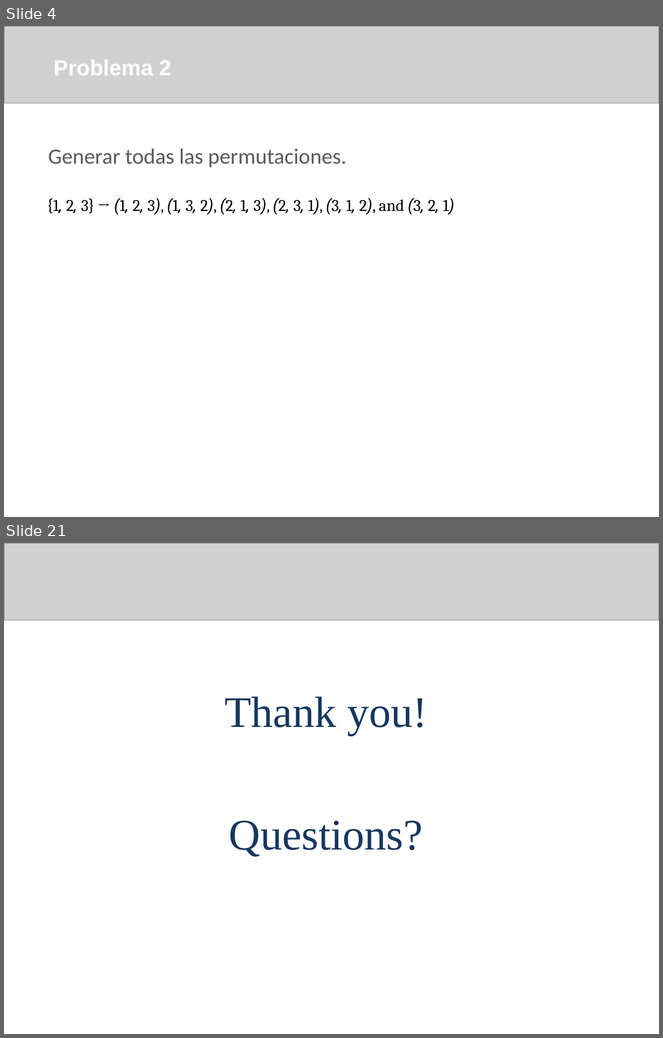
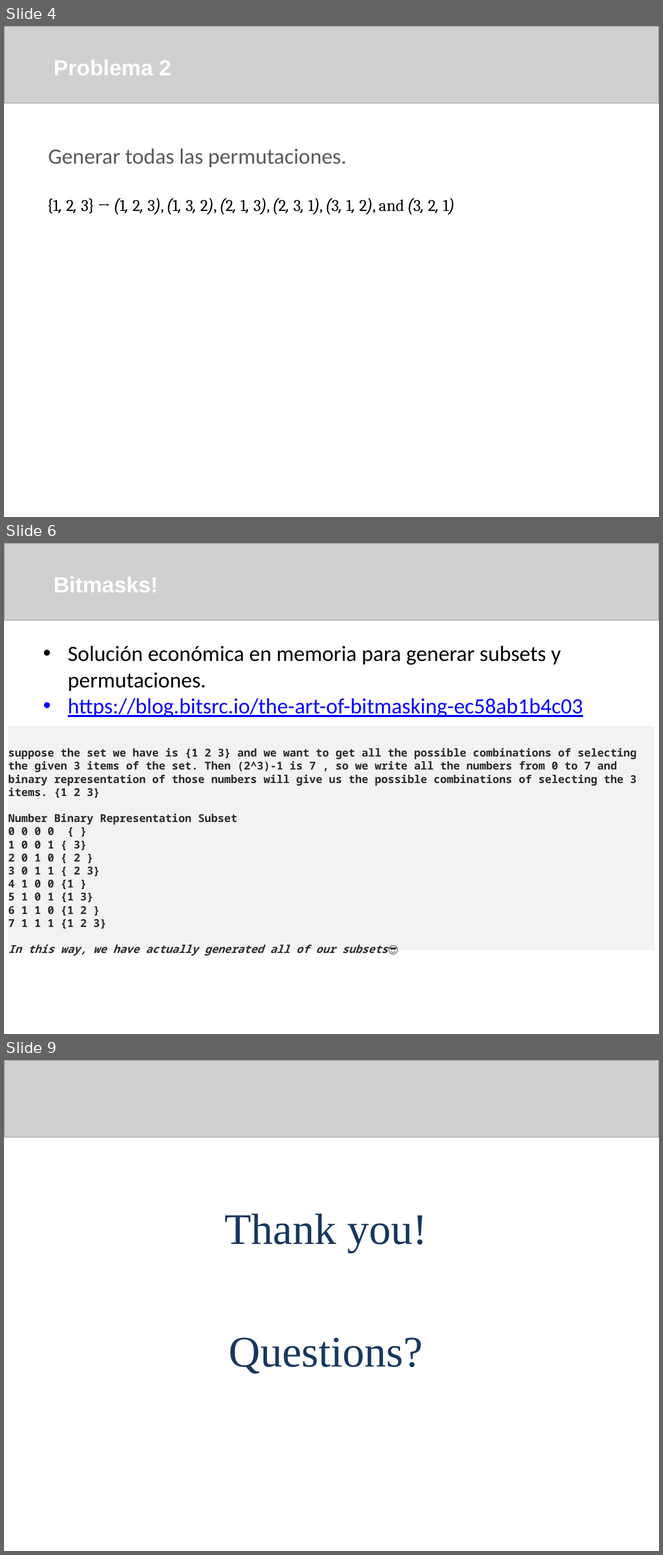
Before and after one commit to arleserp/competitiveProgramming, a slide deck: bitmasks subsets and permutations/Bitmasks.pptx. Shown one above the other, each under a label of ours: slides 4 and 21 before the commit, slides 4, 6 and 9 after it; the slides between them are not shown. The pictures are 663x1038 and 663x1555 pixels, drawn with LibreOffice and Linux fonts; fonts in the diff are those of the drawing; grey boxes stand for pictures; background and template pictures are left out. Boxes give left, top, right and bottom in pixels: in the first picture for what was removed or moved away, otherwise in the second. Text is boxed around its words. In the diff, an @@ line names an element or a change of style, - is before the commit and + after.

Commit message:
Addition of codes with bitmasks

```diff
--- a/bitmasks subsets and permutations/Bitmasks.pptx
+++ b/bitmasks subsets and permutations/Bitmasks.pptx
@@ slide 6 added at box(4, 543, 659, 1034), background picture (left out) @@
@@ picture added at box(4, 543, 659, 620) @@
@@ text added at box(53, 577, 158, 592), 24 pt, text #FFFFFF, bold @@
+Bitmasks!
@@ text added at box(68, 645, 583, 718), 24 pt, text #000000 @@
+  • Solución económica en memoria para generar subsets y permutaciones.
+  • https://blog.bitsrc.io/the-art-of-bitmasking-ec58ab1b4c03
@@ rectangle added at box(9, 727, 655, 951), fill #F2F2F2, 12 pt, text #292929, bold @@
+suppose the set we have is {1 2 3} and we want to get all the possible combinations of selecting the given 3 items of the set. Then (2^3)-1 is 7 , so we write all the numbers from 0 to 7 and binary representation of those numbers will give us the possible combinations of selecting the 3 items. {1 2 3}
+Number Binary Representation Subset
+0 0 0 0 { }
+1 0 0 1 { 3}
+2 0 1 0 { 2 }
+3 0 1 1 { 2 3}
+4 1 0 0 {1 }
+5 1 0 1 {1 3}
+6 1 1 0 {1 2 }
+7 1 1 1 {1 2 3}
+In this way, we have actually generated all of our subsets😎
@@ what was slide 21 is now slide 9 @@
```
Also in this commit, not shown: 1 slide changed, 3 other slides added, 16 slides removed, 9 other files.
